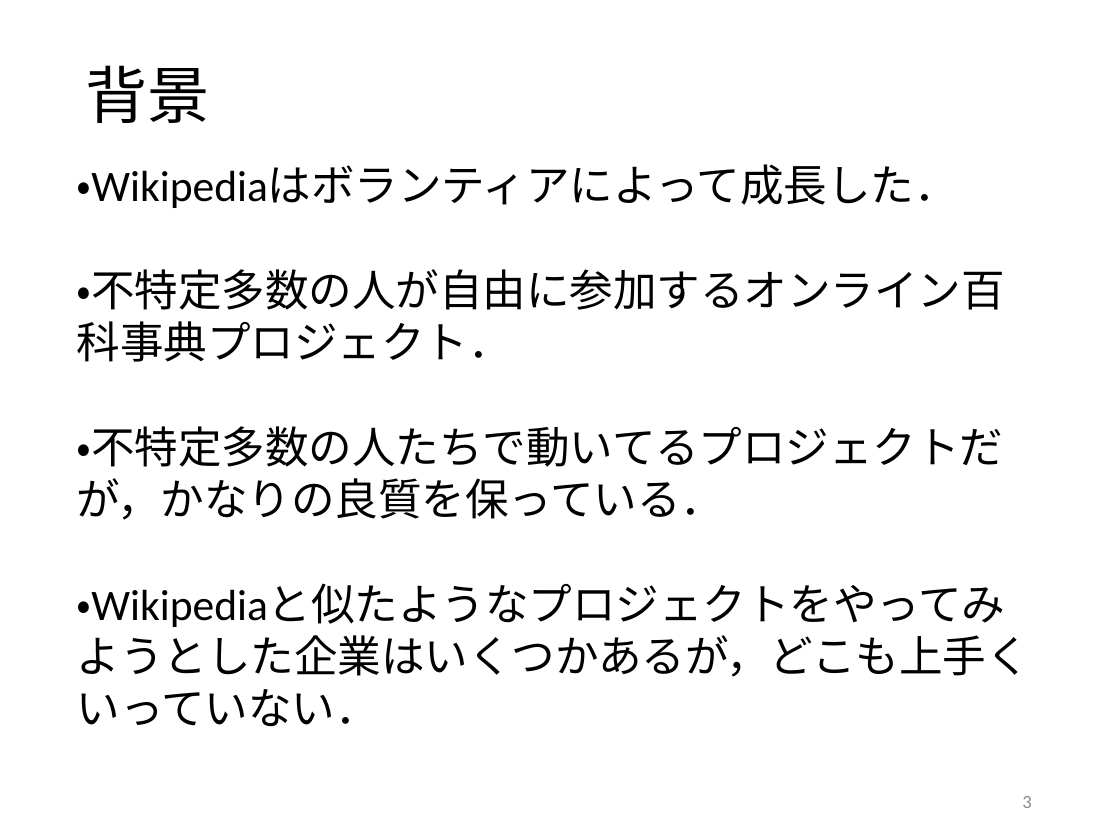
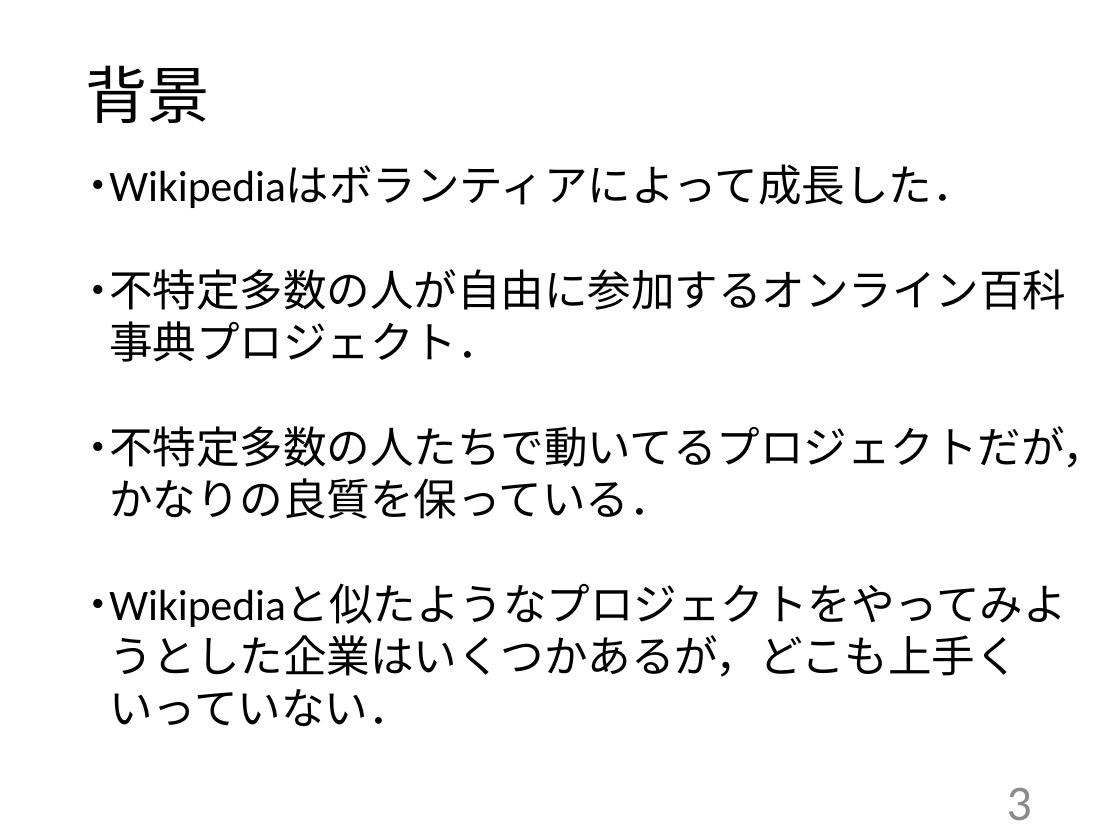
Before and after one commit to ishiiyasuyuki/me, a slide deck: slide 3 of 卒論最終発表パワポ/石井康之最終発表.pptx. Drawn at 1120x840 pixels with LibreOffice and Linux fonts; fonts in the diff are those of the drawing. Boxes give left, top, right and bottom in pixels: in the first picture for what was removed or moved away, otherwise in the second. Text is boxed around its words. In the diff, an @@ line names an element or a change of style, - is before the commit and + after.

```diff
--- a/卒論最終発表パワポ/石井康之最終発表.pptx
+++ b/卒論最終発表パワポ/石井康之最終発表.pptx
@@ text added at (x1=77, y1=173, x2=121, y2=620), 28 pt, text #000000 @@
+・
+・
+・
+・
@@ text at (x1=109, y1=165, x2=1106, y2=677): text changed @@
-・Wikipediaはボランティアによって成長した．
-・不特定多数の人が自由に参加するオンライン百科事典プロジェクト．
-・不特定多数の人たちで動いてるプロジェクトだが，かなりの良質を保っている．
-・Wikipediaと似たようなプロジェクトをやってみようとした企業はいくつかあるが，どこも上手くいっていない．
+Wikipediaはボランティアによって成長した．
+不特定多数の人が自由に参加するオンライン百科事典プロジェクト．
+不特定多数の人たちで動いてるプロジェクトだが，かなりの良質を保っている．
+Wikipediaと似たようなプロジェクトをやってみようとした企業はいくつかあるが，どこも上手くいっていない．
@@ page number at (x1=1007, y1=788, x2=1032, y2=820): size 12 to 32 pt @@
```
Also in this commit, not shown: 7 other slides changed, 4 slides added.
